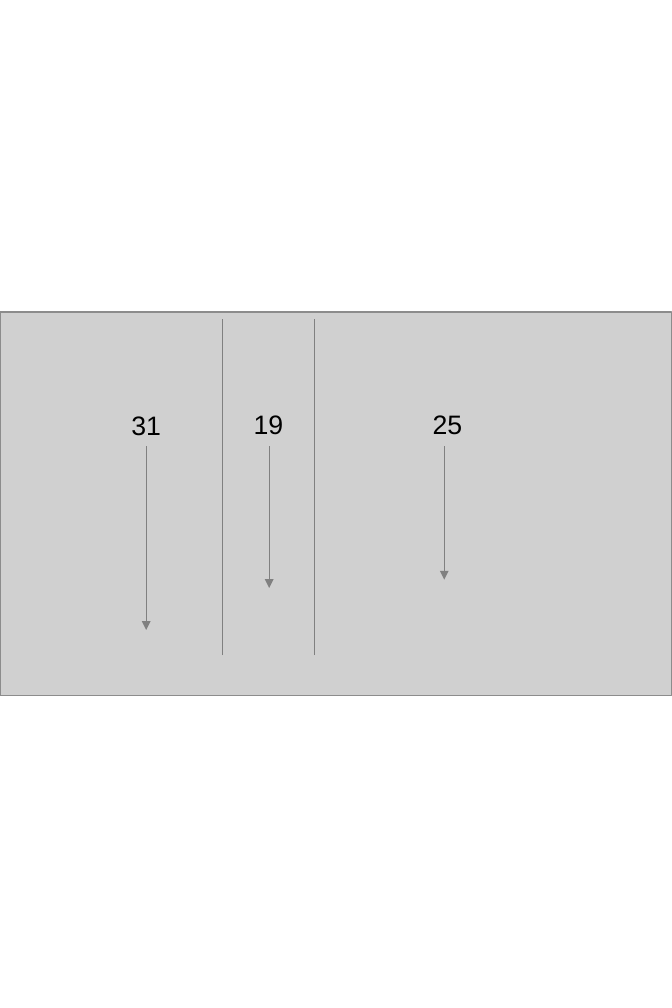
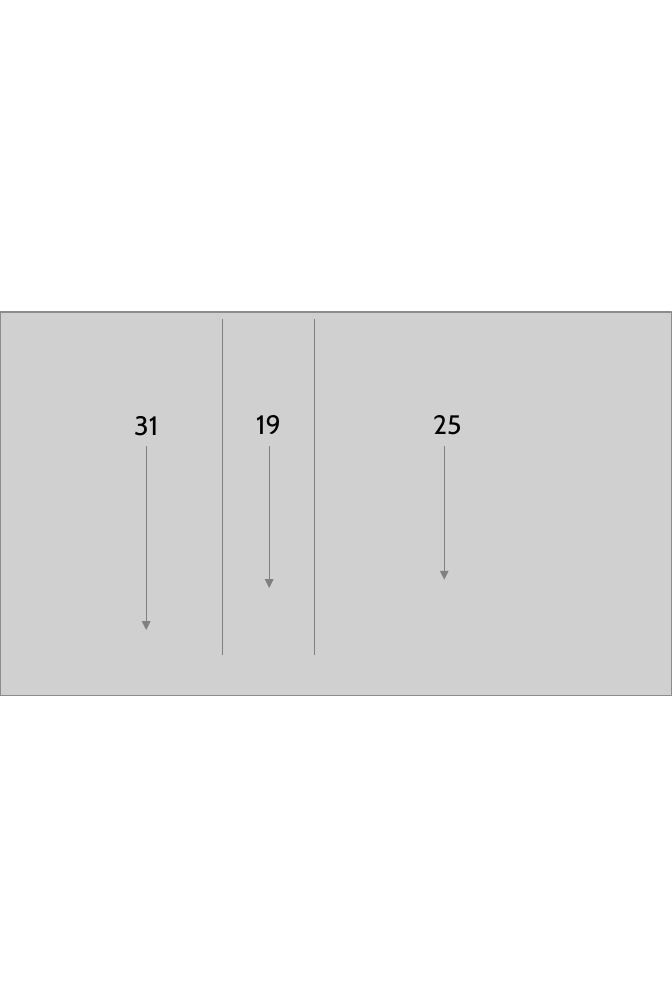
Before and after one commit to pedroliman/ms-rdm-dissertation, a slide deck: slide 21 of dissertacao-docs/apresentacoes/Dissertação - RDM - EMA - Imagens-Retrato.pptx (slide 17 before the commit). Drawn at 672x1008 pixels with LibreOffice and Linux fonts; fonts in the diff are those of the drawing; grey boxes stand for pictures. Boxes give left, top, right and bottom in pixels: in the first picture for what was removed or moved away, otherwise in the second. Text is boxed around its words. In the diff, an @@ line names an element or a change of style, - is before the commit and + after.

```diff
--- a/dissertacao-docs/apresentacoes/Dissertação - RDM - EMA - Imagens-Retrato.pptx
+++ b/dissertacao-docs/apresentacoes/Dissertação - RDM - EMA - Imagens-Retrato.pptx
@@ font Arial to Cabin in 3 elements at (134,416,158,436), (256,415,281,434), (433,415,461,435) @@
```
Also in this commit, not shown: 4 slides added, 12 other files.
